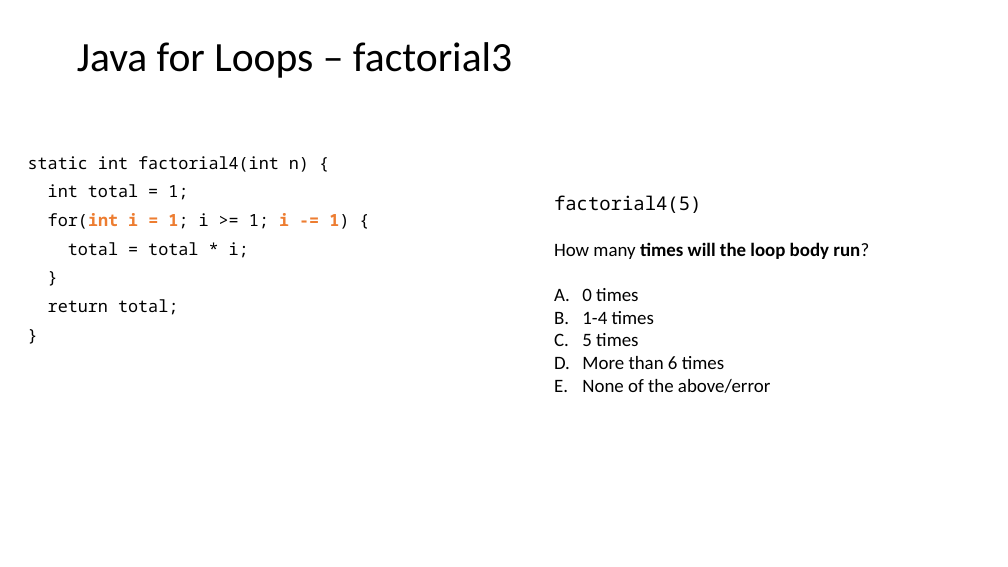
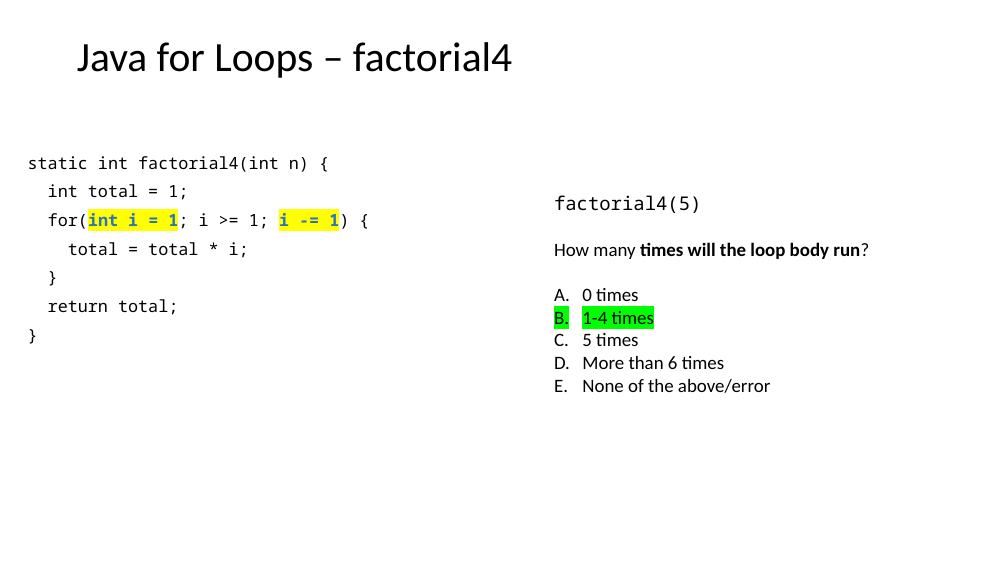
Before and after one commit to catherinefxia/ucsd-cse8a-w20.github.io, a slide deck: slide 9 of lectures/CSE8AW20-02-04-Lec9-Java-Loops-and-Arrays/CSE8AW20-02-04-Lec9-Java-Loops-and-Arrays-slides.pptx. Drawn at 1008x567 pixels with LibreOffice and Linux fonts; fonts in the diff are those of the drawing. Boxes give left, top, right and bottom in pixels: in the first picture for what was removed or moved away, otherwise in the second. Text is boxed around its words. In the diff, an @@ line names an element or a change of style, - is before the commit and + after.

```diff
--- a/lectures/CSE8AW20-02-04-Lec9-Java-Loops-and-Arrays/CSE8AW20-02-04-Lec9-Java-Loops-and-Arrays-slides.pptx
+++ b/lectures/CSE8AW20-02-04-Lec9-Java-Loops-and-Arrays/CSE8AW20-02-04-Lec9-Java-Loops-and-Arrays-slides.pptx
@@ title at box(77, 42, 512, 78): text changed @@
-Java for Loops – factorial3
+Java for Loops – factorial4
@@ text at box(48, 211, 349, 232): text colour #ED7D31 to #2E75B6, highlight none to #FFFF00 in "for(int i = 1; i -= 1)" @@
@@ text at box(582, 311, 654, 324): highlight none to #00FF00 in "1-4 times" @@
```
Also in this commit, not shown: 7 other slides changed, 5 other files.
